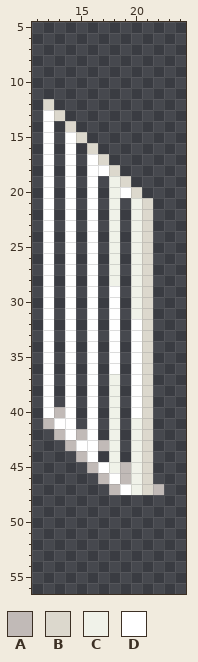
One commit to this pixel-art file: Assets/Sprites/Environment/GhostFence.aseprite. Above, as it was before the edit.
32x64 pixels, 1 frame. Shown: x 11..24, y 5..56.
Palette (. is transparent): A #c1bab7  B #dcd8cd  C #f0f2e9  D #ffffff
Pixels before, first column x 12:
12 B..........
13 DB.........
14 D.B........
15 D.DB.......
16 D.D.B......
17 D.D.DB.....
18 D.D.DDB....
19 D.D.D.CB...
20 D.D.D.CDB..
21 D.D.D.C.CB.
22 D.D.D.C.CB.
23 D.D.D.C.CB.
24 D.D.D.C.CB.
25 D.D.D.C.CB.
26 D.D.D.C.CB.
27 D.D.D.C.CB.
28 D.D.D.C.CB.
29 D.D.D.D.CB.
30 D.D.D.D.CB.
31 D.D.D.D.CB.
32 D.D.D.D.DB.
33 D.D.D.D.DB.
34 D.D.D.D.DB.
35 D.D.D.D.DB.
36 D.D.D.D.DB.
37 D.D.D.C.DB.
38 D.D.D.C.DB.
39 D.D.D.C.DB.
40 DAD.D.C.DB.
41 ADD.D.C.CB.
42 .ADAD.C.CB.
43 ..ADDAC.CB.
44 ...AD.C.CB.
45 ....ADCACB.
46 .....ADACB.
47 ......ADCBA
After the commit:
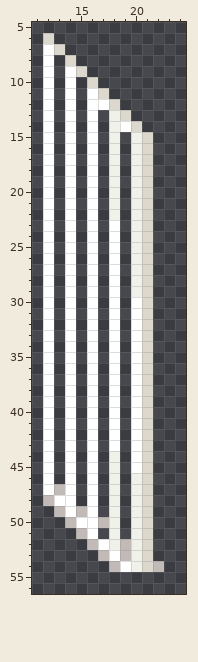
Difference:
y 6: x 12 . -> B
y 7: x 12..13 .. -> DB
y 8: x 12 . -> D; x 14 . -> B
y 9: x 12 . -> D; x 14..15 .. -> DB
y 10: x 12 . -> D; x 14 . -> D; x 16 . -> B
y 11: x 12 . -> D; x 14 . -> D; x 16..17 .. -> DB
y 12: x 12 B -> D; x 14 . -> D; x 16..18 ... -> DDB
y 13: x 13..14 B. -> .D; x 16 . -> D; x 18..19 .. -> CB
y 14: x 14 B -> D; x 16 . -> D; x 18..20 ... -> CDB
y 15: x 15..16 B. -> .D; x 18 . -> C; x 20..21 .. -> CB
y 16: x 16 B -> D; x 18 . -> C; x 20..21 .. -> CB
y 17: x 17..18 B. -> .C; x 20..21 .. -> CB
y 18: x 17..18 DB -> .C; x 20..21 .. -> CB
y 19: x 19..21 B.. -> .CB
y 20: x 19..21 DB. -> .CB
y 23..28: x 18 C -> D
y 30..31: x 20 C -> D
y 37..39: x 18 C -> D
y 40: x 13 A -> .; x 18 C -> D
y 41: x 12..13 AD -> D.; x 18 C -> D; x 20 C -> D
y 42: x 12..13 .A -> D.; x 15 A -> .; x 18 C -> D; x 20 C -> D
y 43: x 12 . -> D; x 14..15 AD -> D.; x 17..18 AC -> .D; x 20 C -> D
y 44: x 12 . -> D; x 14..15 .A -> D.; x 20 C -> D
y 45: x 12 . -> D; x 14 . -> D; x 16..17 AD -> D.; x 19..20 AC -> .D
y 46: x 12 . -> D; x 14 . -> D; x 16..19 .ADA -> D.C.
y 47: x 12..14 ... -> DAD; x 16 . -> D; x 18..19 AD -> C.; x 22 A -> .
y 48: x 12..14 ... -> ADD; x 16 . -> D; x 18 . -> C; x 20..21 .. -> CB
y 49: x 13..16 .... -> ADAD; x 18 . -> C; x 20..21 .. -> CB
y 50: x 14..18 ..... -> ADDAC; x 20..21 .. -> CB
y 51: x 15..16 .. -> AD; x 18 . -> C; x 20..21 .. -> CB
y 52: x 16..21 ...... -> ADCACB
y 53: x 17..21 ..... -> ADACB
y 54: x 18..22 ..... -> ADCBA
